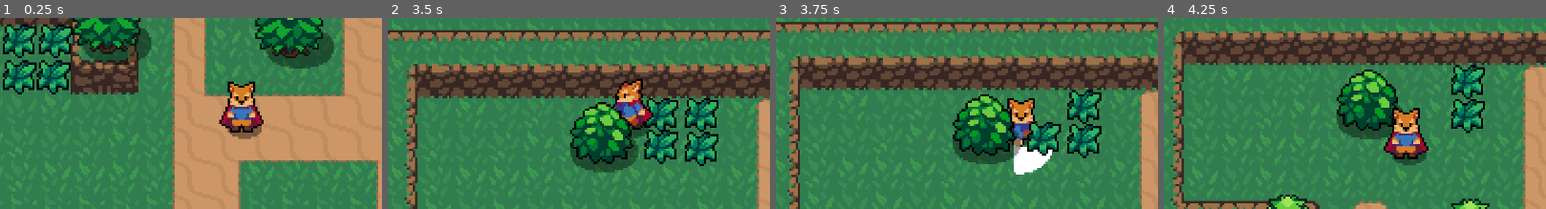
Above: before the commit, frames 1-4 (left to right).
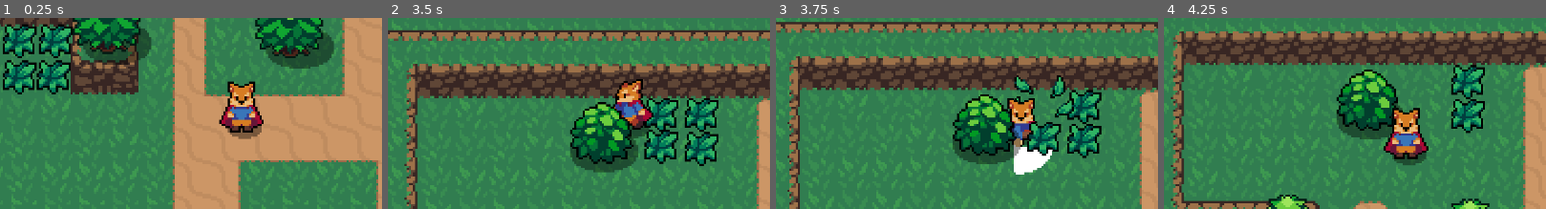
Above: after the commit, the same moments.

Repository: DevAdi-Man/RPG_Game
Game: Godot game, scene res://world.tscn
Two runs of this game, one before a commit and one after it. Both use one fixed random seed, a clock stepped at 60 frames per second and the inputs below.
Inputs:
- Up to frame 1 (0.25 s): no input
- Up to frame 2 (3.5 s): tap Enter at 0.5 s; hold W (move_up) 0.53-2.03 s; tap J (attack) at 0.6, 2.1 s; tap K (roll) at 1.35, 2.85 s; hold A (move_left) from 2.03 s (still down)
- Up to frame 3 (3.75 s): release A (move_left) at 3.53 s; hold S (move_down) from 3.53 s (still down); tap J (attack) at 3.6 s
- Up to frame 4 (4.25 s): keep holding S (move_down)
The pictures show only the part of the screen within x 18-68%, y 27-77%; the shares and areas given below are measured in that part.

Frames 1-2 are identical in both runs. In frame 3, 0.9% of the frame differs, in the area x 62-78%, y 30-53%; in frame 4, nothing differs.

Commit message:
added grass effect and connected connection to world.

Diff:
--- /dev/null
+++ b/effects/grass_effect.tscn
@@ -0,0 +1,54 @@
+[gd_scene format=3 uid="uid://d3dxd02ec28pb"]
+
+[ext_resource type="Texture2D" uid="uid://bxy7d4ccarab5" path="res://effects/grass_effect.png" id="1_i80ox"]
+
+[sub_resource type="AtlasTexture" id="AtlasTexture_3wch2"]
+atlas = ExtResource("1_i80ox")
+region = Rect2(0, 0, 32, 32)
+
+[sub_resource type="AtlasTexture" id="AtlasTexture_yodsh"]
+atlas = ExtResource("1_i80ox")
+region = Rect2(32, 0, 32, 32)
+
+[sub_resource type="AtlasTexture" id="AtlasTexture_bxc5q"]
+atlas = ExtResource("1_i80ox")
+region = Rect2(64, 0, 32, 32)
+
+[sub_resource type="AtlasTexture" id="AtlasTexture_le5xa"]
+atlas = ExtResource("1_i80ox")
+region = Rect2(96, 0, 32, 32)
+
+[sub_resource type="AtlasTexture" id="AtlasTexture_1fv20"]
+atlas = ExtResource("1_i80ox")
+region = Rect2(128, 0, 32, 32)
+
+[sub_resource type="SpriteFrames" id="SpriteFrames_067ss"]
+animations = [{
+"frames": [{
+"duration": 1.0,
+"texture": SubResource("AtlasTexture_3wch2")
+}, {
+"duration": 1.0,
+"texture": SubResource("AtlasTexture_yodsh")
+}, {
+"duration": 1.0,
+"texture": SubResource("AtlasTexture_bxc5q")
+}, {
+"duration": 1.0,
+"texture": SubResource("AtlasTexture_le5xa")
+}, {
+"duration": 1.0,
+"texture": SubResource("AtlasTexture_1fv20")
+}],
+"loop": false,
+"name": &"default",
+"speed": 10.0
+}]
+
+[node name="GrassEffect" type="AnimatedSprite2D" unique_id=1536284669]
+sprite_frames = SubResource("SpriteFrames_067ss")
+autoplay = "default"
+frame = 4
+frame_progress = 1.0
+
+[connection signal="animation_finished" from="." to="." method="queue_free"]
--- a/world/grass.gd
+++ b/world/grass.gd
@@ -1,4 +1,6 @@
 extends Node2D
+
+const GRASS_Effect = preload("res://effects/grass_effect.tscn")
 
 @onready var area_2d: Area2D = $Area2D
 # Called when the node enters the scene tree for the first time.
@@ -7,4 +9,7 @@
 
 
 func _on_area_2d_area_entered(other_area_2d: Area2D) -> void:
+	var grass_effect_instance = GRASS_Effect.instantiate()
+	get_tree().current_scene.add_child(grass_effect_instance)
+	grass_effect_instance.global_position = global_position
 	queue_free()
